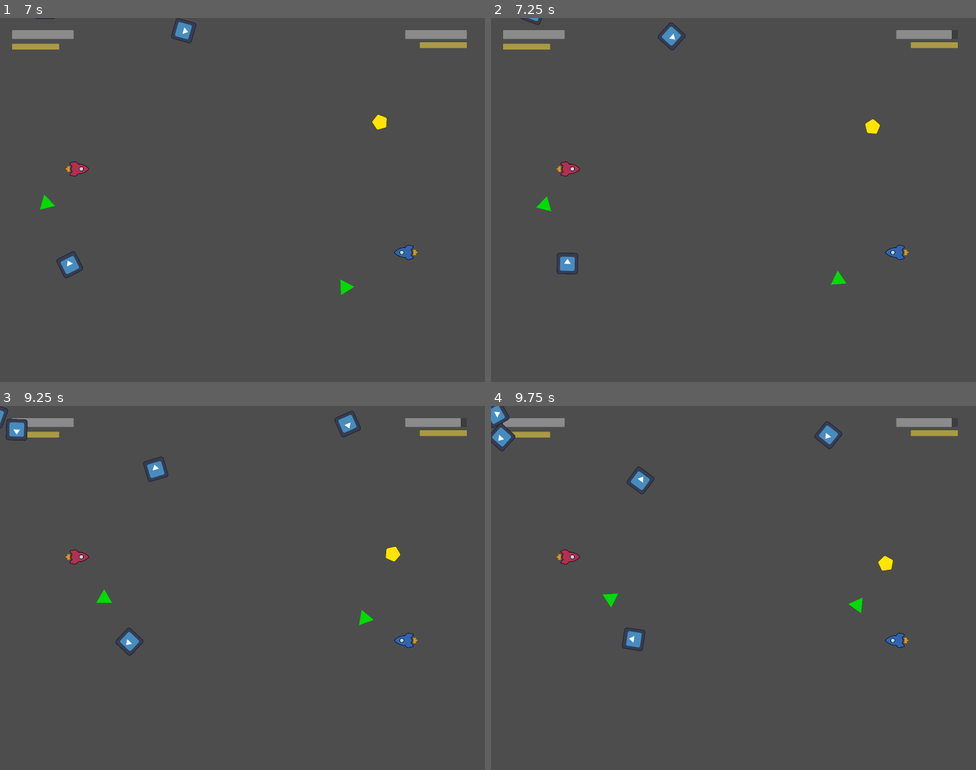
Above: before the commit, frames 1-4 (two rows, left to right).
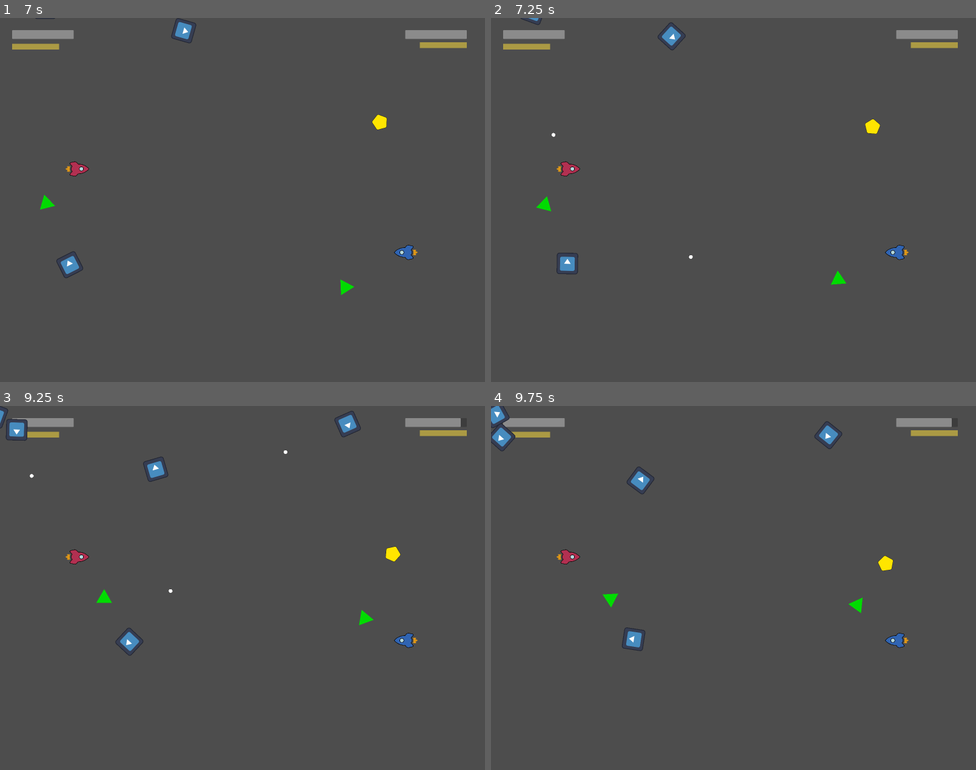
Above: after the commit, the same moments.

Repository: RajwolChapagain/Arcade-Game
Game: Godot game, scene res://main.tscn
The game is run twice, just before and just after one commit, with the same random seed, the same clock (stepped at 60 frames per second) and the same inputs. The engine's default icon, where the game draws it, is replaced by a stand-in: a white triangle on a blue panel in a dark square.
Inputs:
- Up to frame 1 (7 s): tap Enter at 0.5, 2 s; tap Space at 1.25, 2.75 s
- Up to frame 2 (7.25 s): no input
- Up to frame 3 (9.25 s): no input
- Up to frame 4 (9.75 s): no input

Frame 1 is identical in both runs. In frame 2, less than 0.1% of the frame differs, in the area x 12-97%, y 3-67%; in frame 3, less than 0.1%; in frame 4, nothing differs.

Commit message:
Remove ufo bullet disappearing glitch

Diff:
--- a/main.tscn
+++ b/main.tscn
@@ -3,7 +3,7 @@
 [ext_resource type="Script" path="res://main.gd" id="1_uyiea"]
 [ext_resource type="PackedScene" uid="uid://dsgskm8hx8n3" path="res://ship/ship.tscn" id="2_rmhn6"]
 [ext_resource type="Texture2D" uid="uid://bqe0p44c0j6is" path="res://ship/ship_sprite_p2.png" id="3_hlk5c"]
-[ext_resource type="PackedScene" uid="uid://0uuiimj7834t" path="res://ui/hud.tscn" id="4_kn60h"]
+[ext_resource type="PackedScene" uid="uid://0uuiimj7834t" path="res://UI/hud.tscn" id="4_kn60h"]
 [ext_resource type="PackedScene" uid="uid://d4gsdtgxa50oe" path="res://powerups/spawner.tscn" id="5_0xksv"]
 
 [node name="Main" type="Node2D"]
--- a/misc_objects/ufo.gd
+++ b/misc_objects/ufo.gd
@@ -33,4 +33,4 @@
 func _on_fire_timer_timeout():
 	for child in get_children():
 		if child.is_class("Marker2D"):
-			bullet_fired.emit(bullet_scene, child.global_position, child.position, bullet_layers, bullet_layer_masks)
+			bullet_fired.emit(bullet_scene, child.global_position, child.position.normalized(), bullet_layers, bullet_layer_masks)
